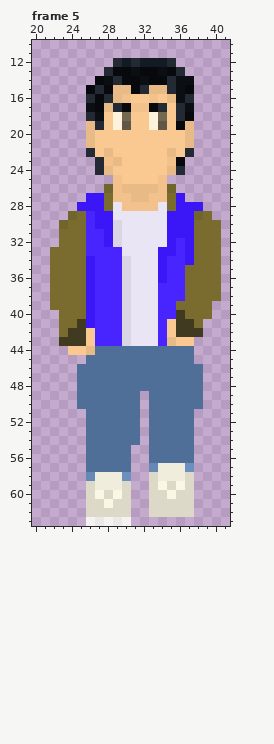
Pixel-art file, stored at Assets/art/hamilton/Characters/Hef/HefWalkD.aseprite. That is the earlier state.
64x64 pixels, 5 frames. Pixels under 10% opacity are left out. Colours within 5 levels of each other are drawn and written as one. Shown: frame 5: x 20..41, y 10..63. The commit also changed other frames, which this record leaves out.
After the commit:
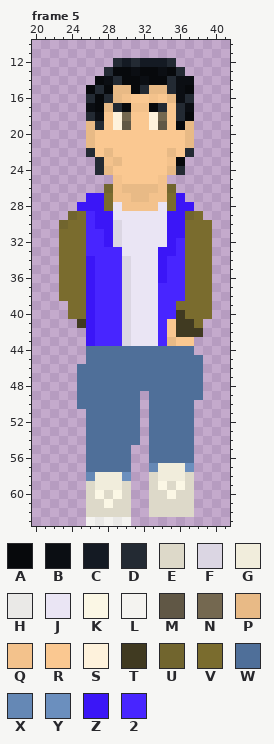
Palette (. is transparent): A #07090c  B #0b0e13  C #141a23  D #232a33  E #ddd9c9  F #dbd6e3  G #f1eddc  H #eae9e7  J #eae5f4  K #fbf7e5  L #f4f3f0  M #605745  N #746850  P #e8ba86  Q #f3c28c  R #fac891  S #fef2dc  T #403a21  U #71652e  V #7a6c2e  W #4f6f99  X #6588b5  Y #6b8fbe  Z #3b16f7  2 #4825ff
The edit:
Frame 5:
y 28: x 38 Z -> .
y 29: x 37..39 ZUV -> UV.
y 30..32: x 37 Z -> V; x 40 V -> .
y 33..34: x 22 V -> .; x 37 Z -> V; x 40 V -> .
y 35..38: x 22 V -> .; x 40 V -> .
y 39: x 22..23 VV -> ..
y 40: x 23 V -> .
y 41: x 23..24 VV -> ..
y 42: x 23..26 VTTR -> ...Z
y 43: x 23..26 TTTR -> ...Z
y 44: x 24..26 RRP -> ..W
y 45: x 38 . -> W
y 50: x 38 W -> .
Changed places in both pictures, as pixel boxes (x1, y1, x2, y2):
changed: (185, 202, 221, 301)
changed: (50, 247, 95, 355)
added: (194, 355, 203, 364)
erased: (194, 400, 203, 409)
